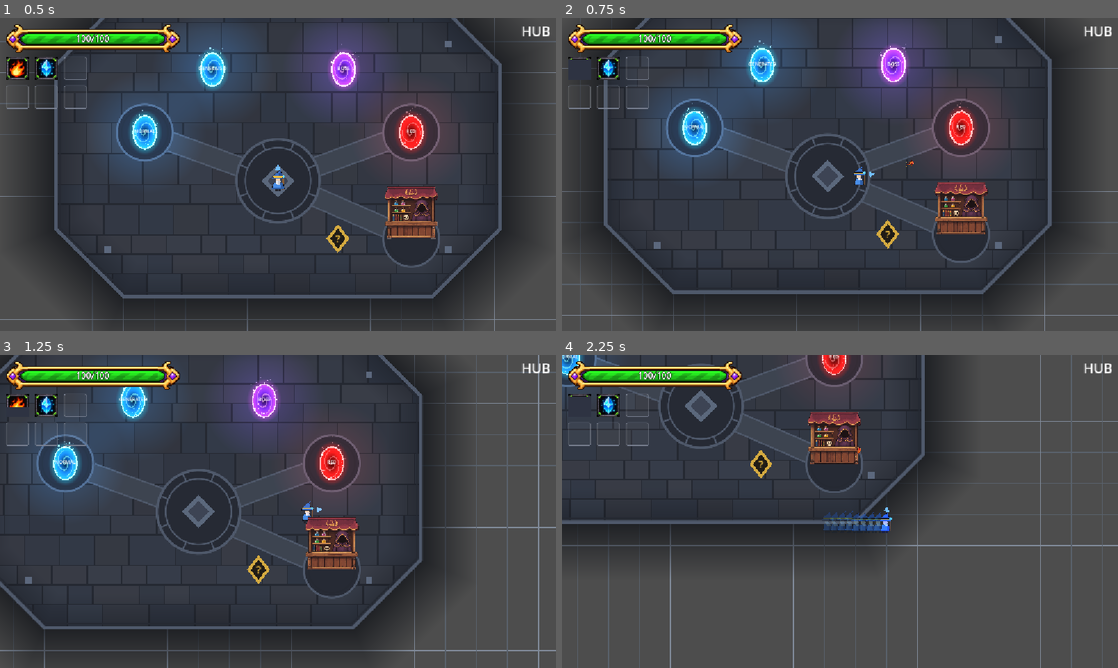
Above: before the commit, frames 1-4 (two rows, left to right).
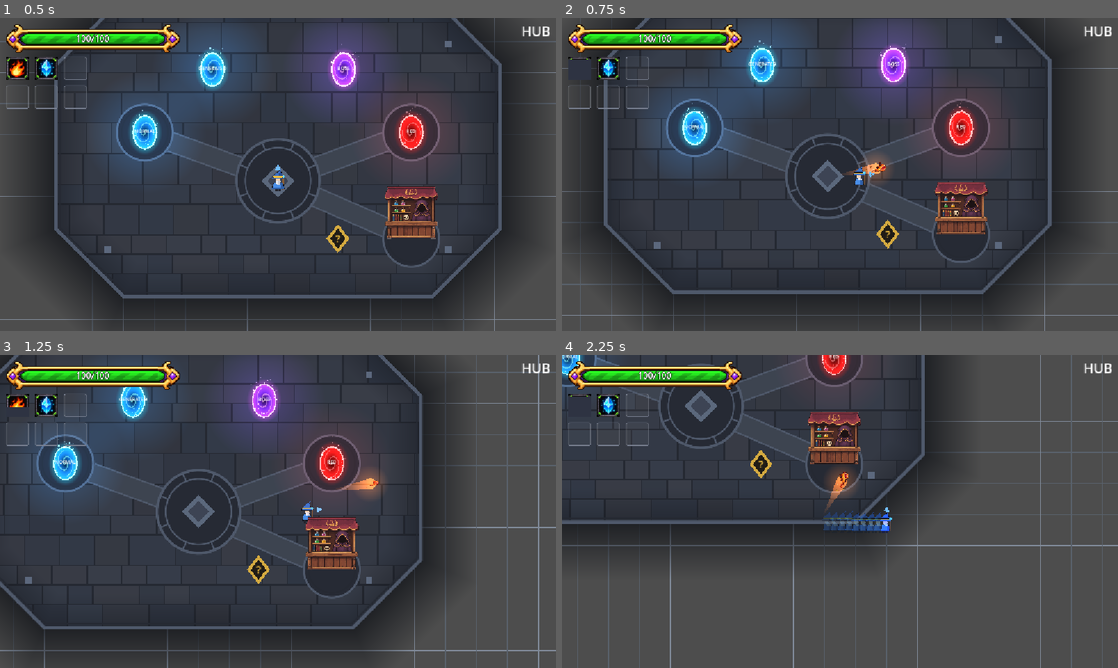
Above: after the commit, the same moments.

Repository: BestestGameStudio/gangU
Game: Godot game, scene res://scenes/main.tscn
Same seed, same stepped clock (60 frames per second), same inputs: the game is played once before the commit and once after it.
Inputs (mouse positions are in pixels of both pictures, inside the frame that each line leads up to):
- Up to frame 1 (0.5 s): no input
- Up to frame 2 (0.75 s): tap Enter at 0.5 s; move the mouse to (962, 158) at 0.52 s; hold D (move_right) from 0.53 s (still down); hold Space (cast) from 0.53 s (still down)
- Up to frame 3 (1.25 s): keep holding D (move_right); keep holding Space (cast)
- Up to frame 4 (2.25 s): move the mouse to (728, 527) at 1.27 s; release D (move_right) at 1.28 s; release Space (cast) at 1.28 s; hold S (move_down) 1.28-2.03 s; tap Space (cast) at 1.35 s; move the mouse to (895, 442) at 2.02 s; hold D (move_right) from 2.03 s (still down); hold Space (cast) from 2.03 s (still down); tap Shift (dash) at 2.1 s

Frame 1 is identical in both runs. In frame 2, 0.4% of the frame differs, in the area x 50-64%, y 43-53%; in frame 3, 0.4%; in frame 4, 0.4%, in the area x 47-54%, y 29-50%.

Commit message:
feat(spells): make mana shot and fire ball bigger, slower and more visible (#263)
- Spell gains visual-only fields: visual_scale, glow, trail_length
- Projectile draws a pulsing additive halo and a fading world-space trail
- Mana Shot: speed 1100->650, radius 3->5, sprite 2.4x, glow + trail
- Fire Ball: speed 900->520, sprite 1.8x, glow + trail (hit radius stays 9)
- test109 drops to 10 tps to keep its ~50px tunneling stress
- New harness test263_projectile_visibility

Co-authored-by: Colin Lin <353983258+real-human-123@users.noreply.github.com>
Co-Authored-By: Claude Opus 5.5 <noreply@anthropic.com>

Diff:
--- a/resources/spells/fire_ball.tres
+++ b/resources/spells/fire_ball.tres
@@ -13,5 +13,8 @@
 radius = 9.0
 tags = Array[StringName]([&"projectile", &"burn"])
 range = 420.0
-projectile_speed = 900.0
+projectile_speed = 520.0
 projectile_color = Color(1, 0.45, 0.1, 1)
+visual_scale = 1.8
+glow = true
+trail_length = 10
--- a/resources/spells/mana_shot.tres
+++ b/resources/spells/mana_shot.tres
@@ -10,8 +10,11 @@
 spell_name = "Mana Shot"
 cooldown = 0.35
 damage = 8.0
-radius = 3.0
+radius = 5.0
 tags = Array[StringName]([&"projectile", &"mana"])
 range = 640.0
-projectile_speed = 1100.0
+projectile_speed = 650.0
 projectile_color = Color(0.6, 0.45, 1, 1)
+visual_scale = 2.4
+glow = true
+trail_length = 10
--- a/scripts/projectile.gd
+++ b/scripts/projectile.gd
@@ -48,6 +48,15 @@
 var _vis_t: float = 0.0
 var _vis_base: Vector2 = Vector2.ONE
 var _sprite: AnimatedSprite2D = null
+var _sprite_base: Vector2 = Vector2.ONE
+
+## #263: glow halo + fading trail (opt-in per spell, visuals only).
+const GLOW_RADIUS_MULT: float = 2.2 ## halo radius vs. the sprite's visual radius
+const GLOW_ALPHA: float = 0.35
+const GLOW_PULSE_AMP: float = 0.2 ## +/-20% halo pulse
+const SPRITE_PULSE_AMP: float = 0.1 ## +/-10% sprite pulse
+var _glow: Polygon2D = null
+var _trail: Line2D = null
 
 func setup(p_spell: Spell, p_direction: Vector2, p_source: Node2D) -> void:
 	spell = p_spell
@@ -94,6 +103,61 @@
 		add_child(visual_override)
 	else:
 		_wire_sprite()
+		_wire_glow_and_trail()
+
+## #263: visual radius in pixels - the hit radius times the spell's
+## visual_scale. Collision keeps using spell.radius.
+func visual_radius() -> float:
+	return spell.radius * maxf(spell.visual_scale, 0.0)
+
+func _wire_glow_and_trail() -> void:
+	if spell.trail_length > 0:
+		_trail = Line2D.new()
+		_trail.name = "Trail"
+		_trail.top_level = true # points live in world space behind the shot
+		_trail.width = visual_radius() * 1.4
+		var curve := Curve.new()
+		curve.add_point(Vector2(0.0, 0.15))
+		curve.add_point(Vector2(1.0, 1.0))
+		_trail.width_curve = curve
+		var grad := Gradient.new()
+		var c := spell.projectile_color
+		grad.set_color(0, Color(c.r, c.g, c.b, 0.0))
+		grad.set_color(1, Color(c.r, c.g, c.b, 0.7))
+		_trail.gradient = grad
+		_trail.joint_mode = Line2D.LINE_JOINT_ROUND
+		_trail.end_cap_mode = Line2D.LINE_CAP_ROUND
+		var add_mat := CanvasItemMaterial.new()
+		add_mat.blend_mode = CanvasItemMaterial.BLEND_MODE_ADD
+		_trail.material = add_mat
+		_trail.z_index = -1
+		add_child(_trail)
+	if spell.glow:
+		_glow = Polygon2D.new()
+		_glow.name = "Glow"
+		var pts := PackedVector2Array()
+		var cols := PackedColorArray()
+		var r := visual_radius() * GLOW_RADIUS_MULT
+		var c := spell.projectile_color
+		pts.append(Vector2.ZERO)
+		cols.append(Color(c.r, c.g, c.b, GLOW_ALPHA))
+		for i in 25:
+			var a := TAU * float(i) / 24.0
+			pts.append(Vector2(cos(a), sin(a)) * r)
+			cols.append(Color(c.r, c.g, c.b, 0.0))
+		# Triangle fan from the centre so the halo fades out to the rim.
+		var polys: Array = []
+		for i in 24:
+			polys.append(PackedInt32Array([0, i + 1, i + 2]))
+		_glow.polygon = pts
+		_glow.vertex_colors = cols
+		_glow.polygons = polys
+		var add_mat2 := CanvasItemMaterial.new()
+		add_mat2.blend_mode = CanvasItemMaterial.BLEND_MODE_ADD
+		_glow.material = add_mat2
+		_glow.z_index = -1
+		add_child(_glow)
+		move_child(_glow, 0)
 
 ## #210: hide the code-drawn visuals and fly the mapped supplied-art
 ## animation instead. The root already faces the flight direction and the art
@@ -107,8 +171,9 @@
 	_sprite.sprite_frames = PROJECTILE_SPRITES
 	_sprite.animation = anim
 	_sprite.texture_filter = CanvasItem.TEXTURE_FILTER_NEAREST
-	var sz: float = spell.radius / 16.0
+	var sz: float = visual_radius() / 16.0 # #263: visual_scale enlarges art only
 	_sprite.scale = Vector2(sz, sz)
+	_sprite_base = _sprite.scale
 	add_child(_sprite)
 	_sprite.play()
 	$Dart.visible = false
@@ -149,6 +214,19 @@
 	$Visual.rotation += SPIN_RATE * delta
 	var pulse: float = 1.0 + PULSE_AMP * sin(_vis_t * PULSE_RATE)
 	$Visual.scale = _vis_base * pulse
+	_update_feel()
+
+## #263: sprite/halo pulse and trail follow (visual only).
+func _update_feel() -> void:
+	if _sprite != null and spell.glow:
+		_sprite.scale = _sprite_base * (1.0 + SPRITE_PULSE_AMP * sin(_vis_t * PULSE_RATE))
+	if _glow != null:
+		var g: float = 1.0 + GLOW_PULSE_AMP * sin(_vis_t * PULSE_RATE * 1.3)
+		_glow.scale = Vector2(g, g)
+	if _trail != null:
+		_trail.add_point(global_position)
+		while _trail.get_point_count() > spell.trail_length:
+			_trail.remove_point(0)
 
 func _steer(delta: float) -> void:
 	var best: Node2D = null
--- a/scripts/spell.gd
+++ b/scripts/spell.gd
@@ -24,6 +24,14 @@
 @export var range: float = 600.0 ## Max projectile travel distance in pixels.
 @export var projectile_speed: float = 500.0
 @export var projectile_color: Color = Color(0.4, 0.8, 1.0)
+## (#263) Visual-only projectile feel. None of these touch hit radius,
+## movement, damage or despawn. Defaults keep every other spell unchanged.
+## Multiplier on the supplied-art sprite size (base footprint is radius/16).
+@export var visual_scale: float = 1.0
+## Draws a soft additive halo in projectile_color behind the projectile.
+@export var glow: bool = false
+## Number of past positions in the fading trail; 0 = no trail.
+@export var trail_length: int = 0
 ## (Progression placeholder mechanics, #33/#36) How many projectiles one cast
 ## fans out, and the total fan width. 1/0.0 = today's single-projectile
 ## behavior, so every existing spell is unchanged. Provisional placeholder
--- a/scripts/test109_fireball_responsive.gd
+++ b/scripts/test109_fireball_responsive.gd
@@ -30,7 +30,9 @@
 	root.add_child(_root2d)
 	_fireball = load("res://resources/spells/fire_ball.tres")
 	_check("radius: shipped Fire Ball radius is 9.0 (was 7.0)", is_equal_approx(_fireball.radius, 9.0))
-	Engine.physics_ticks_per_second = 18 # degraded frame rate: 50px steps
+	# degraded frame rate: ~50px steps (#263 slowed Fire Ball to 520px/s, so
+	# the tick rate drops from 18 to 10 to keep the tunneling stress intact)
+	Engine.physics_ticks_per_second = 10
 	_spawn_enemy(Vector2(SWEEP_DISTANCES[0], 0))
 	_fire_at_enemy()
 
@@ -64,7 +66,7 @@
 					_fire_at_enemy()
 					t = 0.0
 				else:
-					_check("swept: 18tps 50px steps register at ALL 8 phase offsets (misses=%d)" % _sweep_misses, _sweep_misses == 0)
+					_check("swept: 10tps ~50px steps register at ALL 8 phase offsets (misses=%d)" % _sweep_misses, _sweep_misses == 0)
 					Engine.physics_ticks_per_second = 60
 					phase = 1
 					t = 0.0
--- /dev/null
+++ b/scripts/test263_projectile_visibility.gd
@@ -0,0 +1,88 @@
+extends SceneTree
+## #263 harness: Mana Shot and Fire Ball projectiles are bigger, slower and
+## carry an obvious glow + trail. Visual knobs never touch collision: the hit
+## shape still equals spell.radius. Spells without the new fields look and
+## behave exactly as before. Run headless:
+##   godot --headless -s scripts/test263_projectile_visibility.gd
+
+var _checks := 0
+var _failures := 0
+
+func _check(ok: bool, msg: String) -> void:
+	_checks += 1
+	if ok:
+		print("PASS: %s" % msg)
+	else:
+		_failures += 1
+		print("FAIL: %s" % msg)
+
+func _spawn(spell: Spell) -> Projectile:
+	var p: Projectile = load("res://scenes/projectile.tscn").instantiate()
+	p.setup(spell, Vector2.RIGHT, null)
+	root.add_child(p)
+	return p
+
+func _initialize() -> void:
+	print("test263: projectile visibility (#263)")
+	var mana: Spell = load("res://resources/spells/mana_shot.tres")
+	var fire: Spell = load("res://resources/spells/fire_ball.tres")
+
+	# --- tuning: slower than the old values (mana 1100, fire 900) -----------
+	_check(mana.projectile_speed < 1100.0, "mana shot slower than 1100 (now %s)" % mana.projectile_speed)
+	_check(fire.projectile_speed < 900.0, "fire ball slower than 900 (now %s)" % fire.projectile_speed)
+	_check(mana.range / mana.projectile_speed >= 0.9, "mana shot flight time >= 0.9s (was ~0.58s)")
+	_check(fire.range / fire.projectile_speed >= 0.75, "fire ball flight time >= 0.75s (was ~0.47s)")
+	_check(mana.glow and mana.trail_length > 0, "mana shot has glow + trail")
+	_check(fire.glow and fire.trail_length > 0, "fire ball has glow + trail")
+
+	var warmup := _spawn(fire)
+	await process_frame
+	warmup.queue_free()
+
+	# --- bigger on screen; collision unchanged by visual_scale --------------
+	var old_px := {"Mana Shot": 3.0 / 16.0, "Fire Ball": 9.0 / 16.0}
+	for sp in [mana, fire]:
+		var p := _spawn(sp)
+		var spr := p.get_node_or_null("Sprite") as AnimatedSprite2D
+		_check(spr != null, "%s has its art sprite" % sp.spell_name)
+		if spr != null:
+			_check(spr.scale.x >= old_px[sp.spell_name] * 1.75,
+				"%s sprite >= 1.75x its old size (%.3f vs %.3f)" % [sp.spell_name, spr.scale.x, old_px[sp.spell_name]])
+		var shape := p.get_node("CollisionShape2D").shape as CircleShape2D
+		_check(is_equal_approx(shape.radius, sp.radius), "%s collision radius == spell.radius" % sp.spell_name)
+		_check(p.get_node_or_null("Glow") is Polygon2D, "%s has a Glow halo" % sp.spell_name)
+		var trail := p.get_node_or_null("Trail") as Line2D
+		_check(trail != null, "%s has a Trail" % sp.spell_name)
+		var s0: float = spr.scale.x if spr != null else 0.0
+		var glow0: float = (p.get_node("Glow") as Node2D).scale.x
+		for i in 8:
+			await physics_frame
+		if not is_instance_valid(p):
+			_check(false, "%s alive after 8 physics frames" % sp.spell_name)
+			continue
+		_check(trail != null and trail.get_point_count() >= 2 and trail.get_point_count() <= sp.trail_length,
+			"%s trail grows and stays capped (%d pts)" % [sp.spell_name, trail.get_point_count() if trail else -1])
+		_check(trail != null and trail.top_level, "%s trail is world-space (top_level)" % sp.spell_name)
+		_check(spr != null and not is_equal_approx(spr.scale.x, s0), "%s sprite pulses in flight" % sp.spell_name)
+		_check(not is_equal_approx((p.get_node("Glow") as Node2D).scale.x, glow0), "%s glow pulses in flight" % sp.spell_name)
+		p.queue_free()
+
+	# --- untouched spells keep the old look -----------------------------------
+	var bolt: Spell = load("res://resources/spells/placeholder_bolt.tres")
+	_check(is_equal_approx(bolt.visual_scale, 1.0) and not bolt.glow and bolt.trail_length == 0,
+		"placeholder bolt keeps default visuals")
+	var pb := _spawn(bolt)
+	_check(pb.get_node_or_null("Glow") == null and pb.get_node_or_null("Trail") == null,
+		"placeholder bolt spawns no Glow/Trail")
+	var spb := pb.get_node_or_null("Sprite") as AnimatedSprite2D
+	_check(spb != null and is_equal_approx(spb.scale.x, bolt.radius / 16.0), "placeholder bolt sprite still radius/16")
+	pb.queue_free()
+	var orb := _spawn(load("res://resources/spells/warlord_orb.tres"))
+	_check(orb.get_node_or_null("Glow") == null and orb.get_node_or_null("Trail") == null,
+		"warlord orb spawns no Glow/Trail")
+	orb.queue_free()
+
+	print("test263 done: %d checks, %d failures" % [_checks, _failures])
+	if _failures == 0:
+		print("RESULT: ALL PASS")
+	quit(1 if _failures > 0 else 0)
